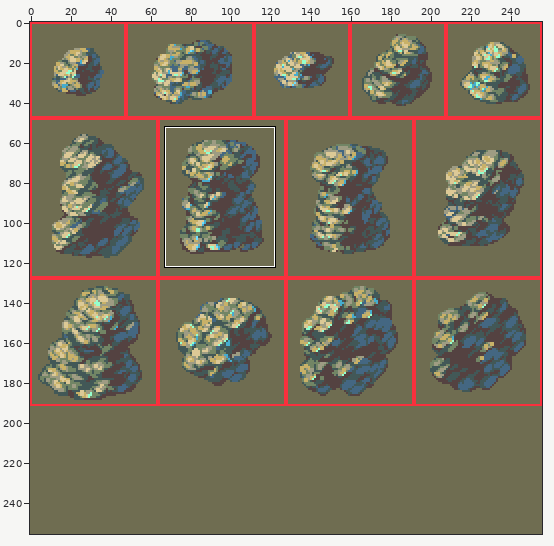
One commit to this sprite sheet: images/experimental/rpg/cliffs.png. Above: a wide view before the commit, with the close-up outlined.
Close-up. Before the edit:
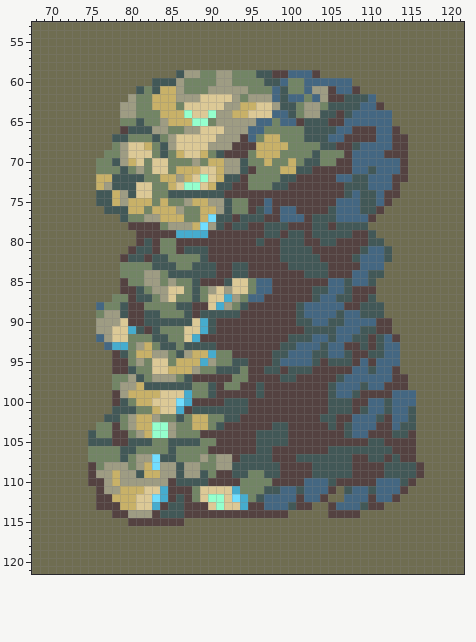
The file is 256x256 pixels. Shown: x 68..121, y 53..121. The commit also changed other parts of the picture, which this record leaves out.
After:
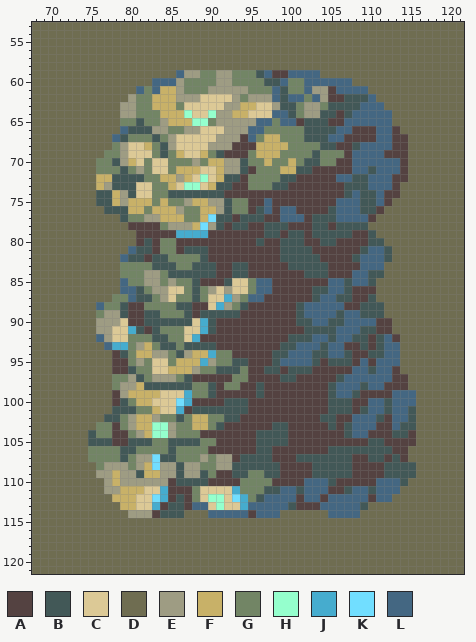
Palette (. is transparent): A #544241  B #425857  C #dcc996  D #6f6d51  E #9e9c83  F #c8b168  G #728565  H #95ffcd  J #46acce  K #71deff  L #446782
Difference:
Colour A replaces colour D in row 111 at x 106; in row 113 at x 103.
Colour D replaces colour A in rows 106 to 107 at x 115; in rows 108 to 109 at x 75 and 116; in row 110 at x 75 to 76 and 115; in row 111 at x 76 and 114; in row 112 at x 76 to 77 and 113; in row 113 at x 76 to 78 and 110 to 111.
Colour D replaces colour A in row 114 at x 78 to 79, 87 to 89 and 99; in row 115 at x 80 to 86.
Colour L replaces colour A in row 59 at x 103; in row 61 at x 108; in row 63 at x 111; in row 66 at x 79; in row 81 at x 80; in row 82 at x 79.
Colour L replaces colour A in row 85 at x 79; in row 86 at x 79 to 80; in row 87 at x 80; in row 113 at x 88 to 89, 95 to 96 and 105; in row 114 at x 90 to 94, 96 to 98 and 105 to 108.
Colour L replaces colour B in row 59 at x 86 and 97; in row 60 at x 83 to 85; in row 61 at x 81 and 83; in row 67 at x 78.
Colour L replaces colour D in row 61 at x 109; in row 112 at x 105 to 106; in row 113 at x 104.
Pixel boxes of the changes (left, top, right, bottom) in both close-ups:
changed: (136, 70, 184, 94)
changed: (264, 70, 272, 78)
changed: (312, 70, 320, 78)
changed: (352, 86, 384, 110)
changed: (112, 126, 128, 142)
changed: (120, 246, 136, 302)
changed: (88, 446, 424, 526)
